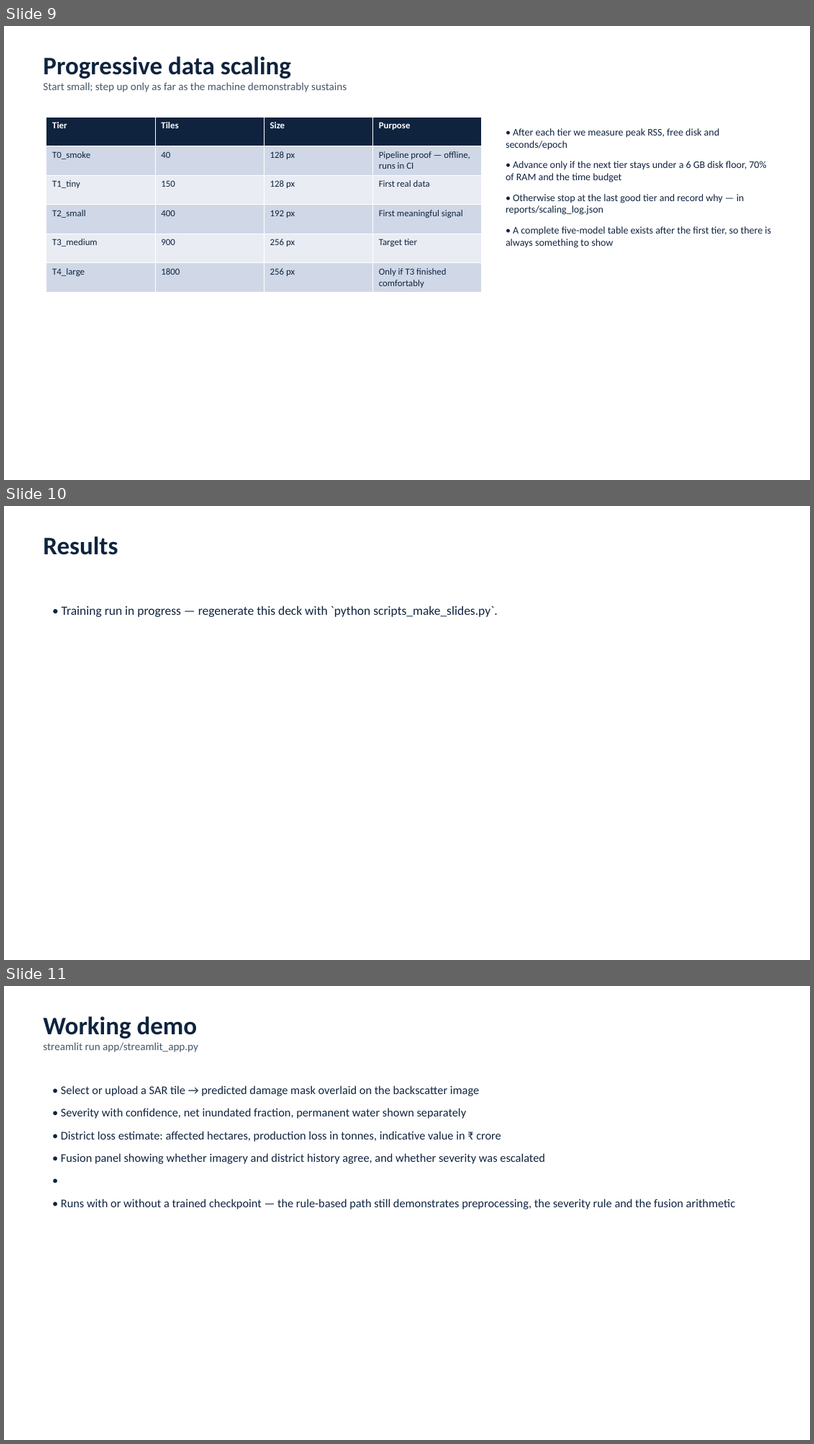
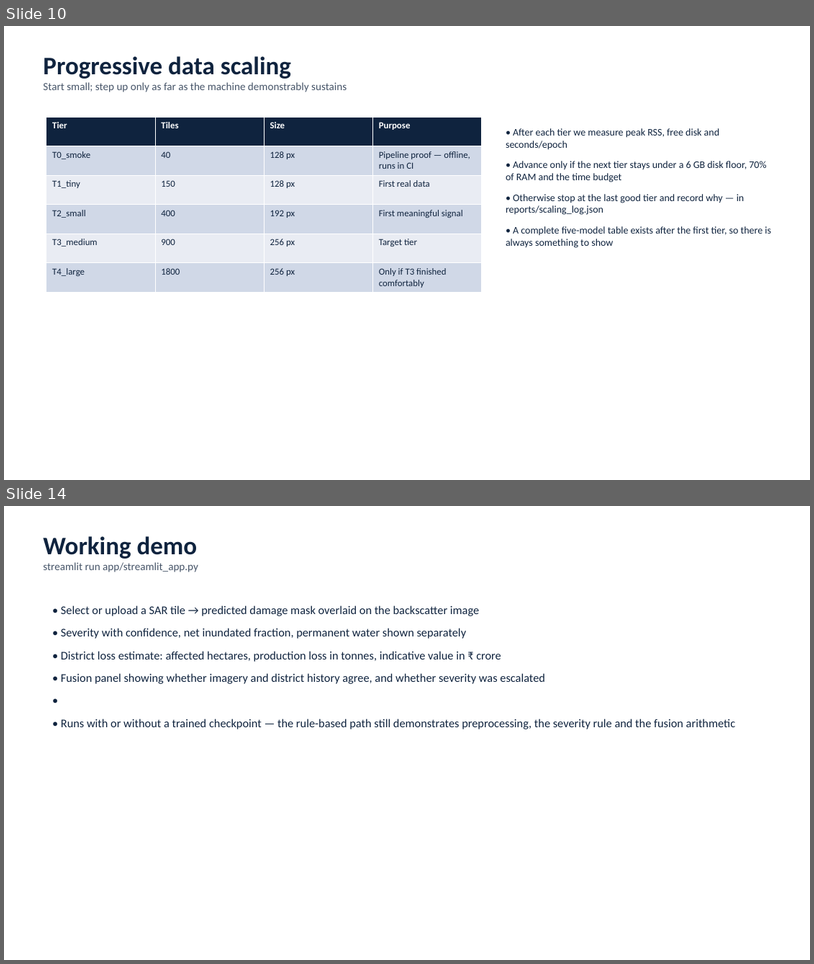
Before and after one commit to tejgokani/flood-crop-damage-ai, a slide deck: slides/Techathon_PS6.pptx. Shown one above the other, each under a label of ours: slides 9, 10 and 11 before the commit, slides 10 and 14 after it; the slides between them are not shown. The pictures are 814x1444 and 814x964 pixels, drawn with LibreOffice and Linux fonts; fonts in the diff are those of the drawing. Boxes give left, top, right and bottom in pixels: in the first picture for what was removed or moved away, otherwise in the second. Text is boxed around its words. In the diff, an @@ line names an element or a change of style, - is before the commit and + after.

Commit message:
feat(report,slides): cross-validated results, merged across separately-run models
cv_report.load() now assembles from the per-model cv_<model>.json files, which are rewritten
after every fold. The two models do not cost the same per epoch -- CNN+LSTM runs at 146s/epoch
against YOLO12's 55s -- so matching their epoch budgets means running them with different
wall-clock caps, and a split run must be indistinguishable from a single one. It also means an
interrupted run still reports whatever completed.

Slide deck rebuilt around the cross-validated numbers, with a new slide making the central
point explicit: the problem was memorisation, not architecture, and the fix list deliberately
does not include 'train longer'.

```diff
--- a/slides/Techathon_PS6.pptx
+++ b/slides/Techathon_PS6.pptx
@@ slide 10 removed at bbox=[4, 506, 810, 960], background #FFFFFF @@
@@ text removed at bbox=[43, 536, 118, 555] @@
-Results
@@ text removed at bbox=[62, 606, 497, 617] @@
-• Training run in progress — regenerate this deck with `python scripts_make_slides.py`.
@@ what was slide 9 is now slide 10 @@
@@ what was slide 11 is now slide 14 @@
```
Also in this commit, not shown: 2 slides changed, 5 slides added, 1 other slide removed, 3 other files.
